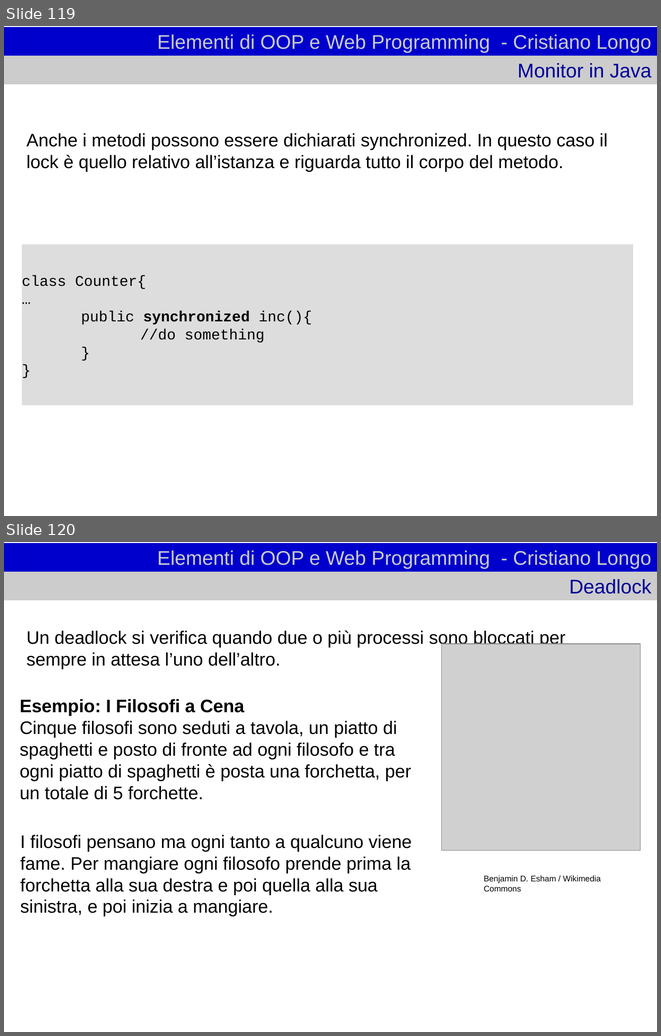
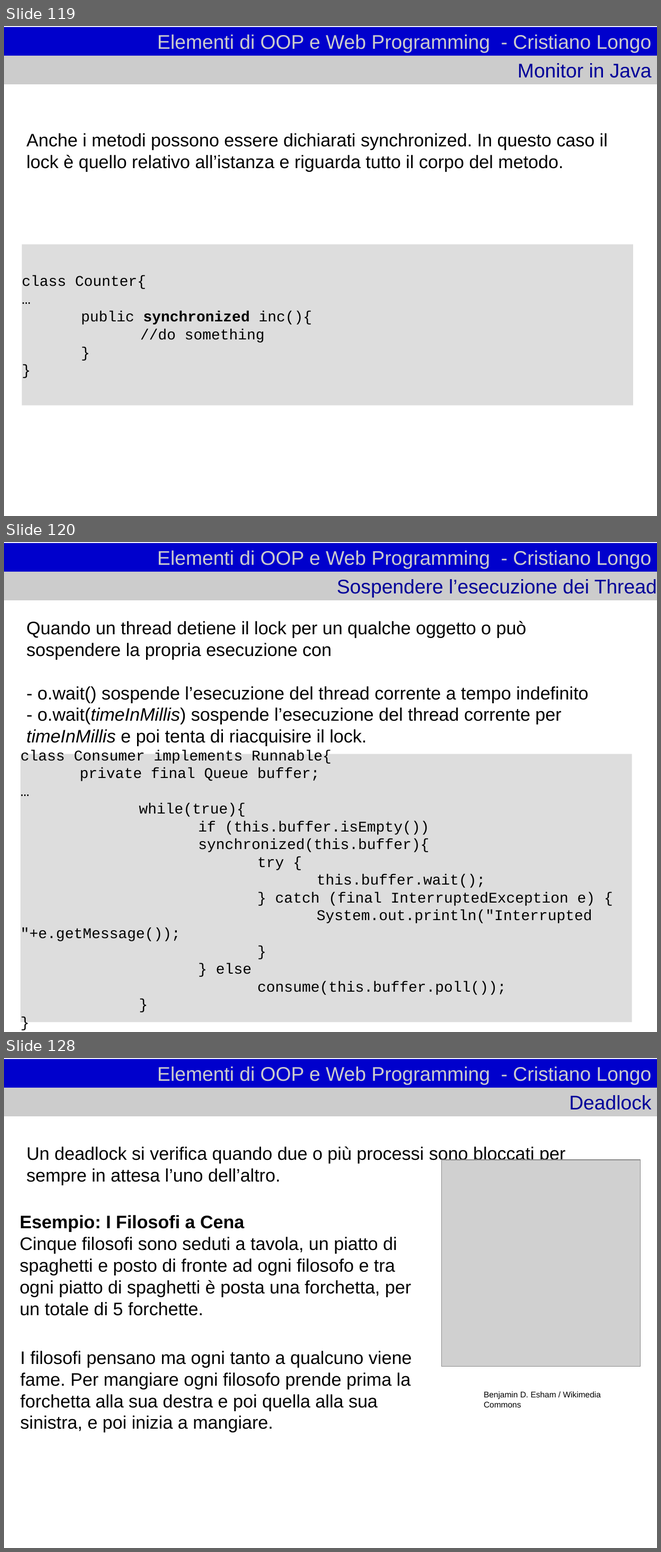
Before and after one commit to cristianolongoodhl/courses, a slide deck: JavaAndOOP/oopweb1.odp. Shown one above the other, each under a label of ours: slides 119 and 120 before the commit, slides 119, 120 and 128 after it; the slides between them are not shown. The pictures are 661x1036 and 661x1552 pixels, drawn with LibreOffice and Linux fonts; fonts in the diff are those of the drawing; grey boxes stand for pictures. Boxes give left, top, right and bottom in pixels: in the first picture for what was removed or moved away, otherwise in the second. Text is boxed around its words. In the diff, an @@ line names an element or a change of style, - is before the commit and + after.

```diff
--- a/JavaAndOOP/oopweb1.odp
+++ b/JavaAndOOP/oopweb1.odp
@@ slide 120 added at box(4, 542, 657, 1032), background #FFFFFF @@
@@ title added at box(4, 543, 657, 572), fill #0000CC, 24 pt, text #CCCCCC @@
+Elementi di OOP e Web Programming - Cristiano Longo
@@ title added at box(4, 572, 657, 600), fill #CCCCCC, 24 pt, text #000099 @@
+Sospendere l’esecuzione dei Thread
@@ subtitle added at box(26, 621, 588, 746), 22 pt, text #000000 @@
+Quando un thread detiene il lock per un qualche oggetto o può sospendere la propria esecuzione con
+- o.wait() sospende l’esecuzione del thread corrente a tempo indefinito
+- o.wait(timeInMillis) sospende l’esecuzione del thread corrente per timeInMillis e poi tenta di riacquisire il lock.
@@ rectangle added at box(20, 754, 632, 1022), fill #DDDDDD, 18 pt, text #000000 @@
+class Consumer implements Runnable{
+private final Queue buffer;
+…
+while(true){
+if (this.buffer.isEmpty())
+synchronized(this.buffer){
+try {
+this.buffer.wait();
+} catch (final InterruptedException e) {
+System.out.println("Interrupted "+e.getMessage());
+}
+} else
+consume(this.buffer.poll());
+}
+}
@@ what was slide 120 is now slide 128 @@
```
Also in this commit, not shown: 26 other slides added, 1 slide removed, 2 other files.
